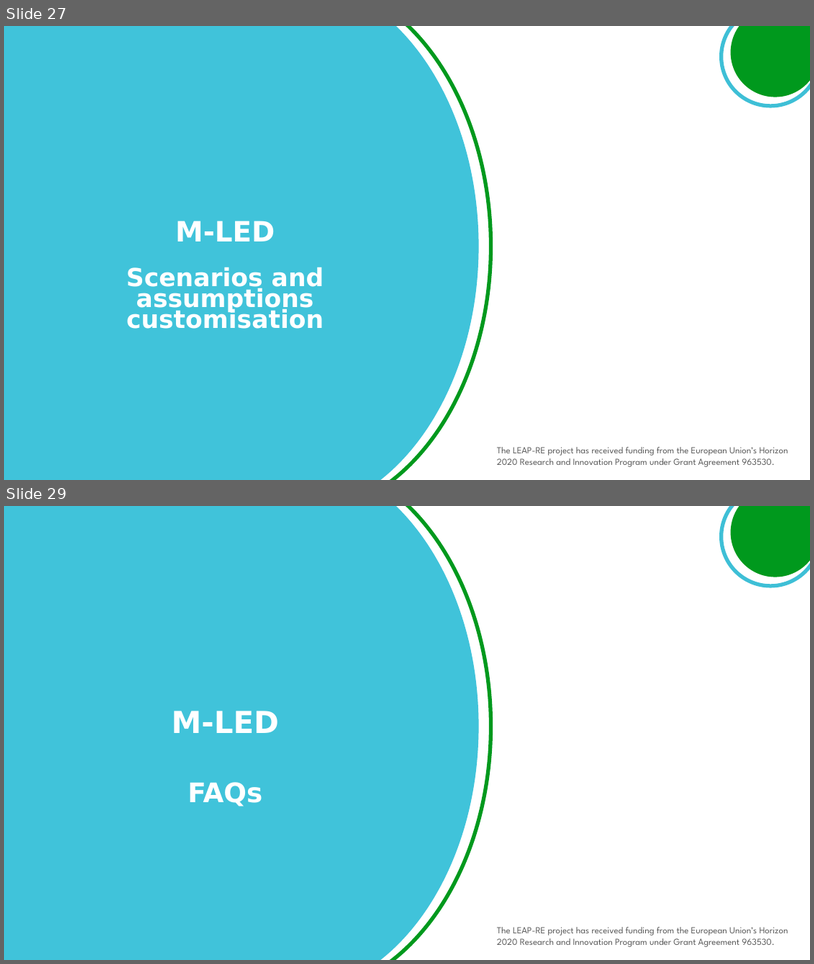
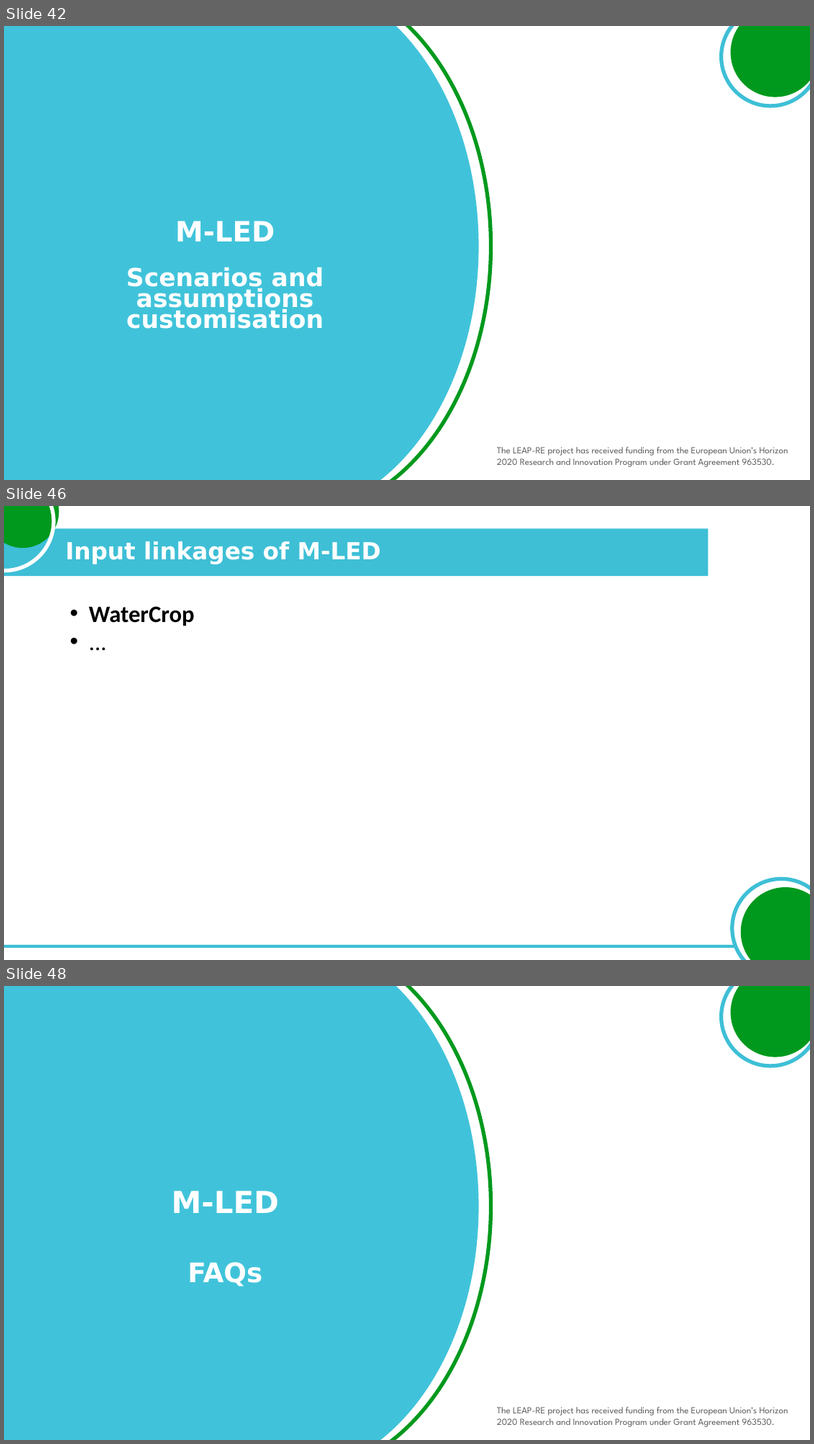
Before and after one commit to giacfalk/RE4AFAGRI_platform, a slide deck: capacity_building/M-LED_slide_pack.pptx. Shown one above the other, each under a label of ours: slides 27 and 29 before the commit, slides 42, 46 and 48 after it; the slides between them are not shown. The pictures are 814x964 and 814x1444 pixels, drawn with LibreOffice and Linux fonts; fonts in the diff are those of the drawing; background and template pictures are left out. Boxes give left, top, right and bottom in pixels: in the first picture for what was removed or moved away, otherwise in the second. Text is boxed around its words. In the diff, an @@ line names an element or a change of style, - is before the commit and + after.

```diff
--- a/capacity_building/M-LED_slide_pack.pptx
+++ b/capacity_building/M-LED_slide_pack.pptx
@@ slide 46 added at (x1=4, y1=506, x2=810, y2=960), background #FFFFFF @@
@@ ellipse added at (x1=4, y1=506, x2=64, y2=552), fill #00991D @@
@@ ellipse added at (x1=4, y1=506, x2=54, y2=571), outline #FFFFFF 4.5 pt @@
@@ rectangle added at (x1=4, y1=528, x2=709, y2=576), fill #3EBFD6 @@
@@ title added at (x1=65, y1=541, x2=381, y2=564), 28 pt, text #FFFFFF, bold @@
+Input linkages of M-LED
@@ text added at (x1=89, y1=606, x2=195, y2=626), 28 pt, text #000000, bold @@
+• WaterCrop
+• ...
@@ ellipse added at (x1=727, y1=872, x2=810, y2=960), outline #3EBFD6 4.5 pt @@
@@ ellipse added at (x1=736, y1=882, x2=810, y2=960), fill #00991D @@
@@ rectangle added at (x1=4, y1=944, x2=737, y2=947), fill #3EBFD6 @@
@@ what was slide 27 is now slide 42 @@
@@ what was slide 29 is now slide 48 @@
```
Also in this commit, not shown: 4 slides changed, 27 other slides added, 3 slides removed, 18 other files.
